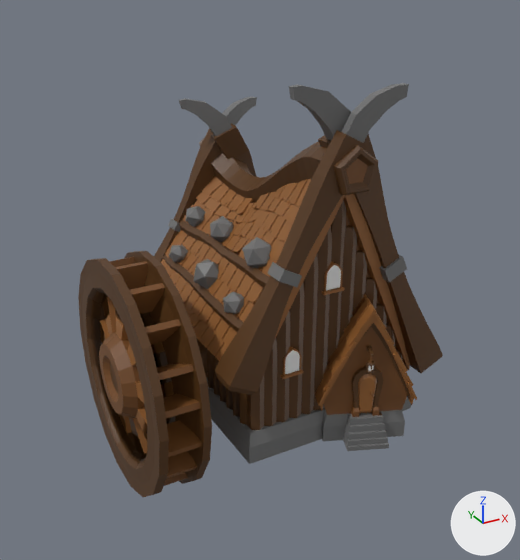
An edit to the FBX model Viking-Game/Assets/Models/B_Base/B_MillBase.fbx, drawn before and after from the same camera.
Both versions are drawn from a 50 mm camera at (11.84, 4.49, 23.64) aimed at (20.24, 19.77, 16.0). Lighting does not change. The marker at lower right points along +X, +Y and +Z. Vertices at the same position are counted once.

Names of what the first picture shows: 'B_MillBase', 'B_MillBaseMill'.
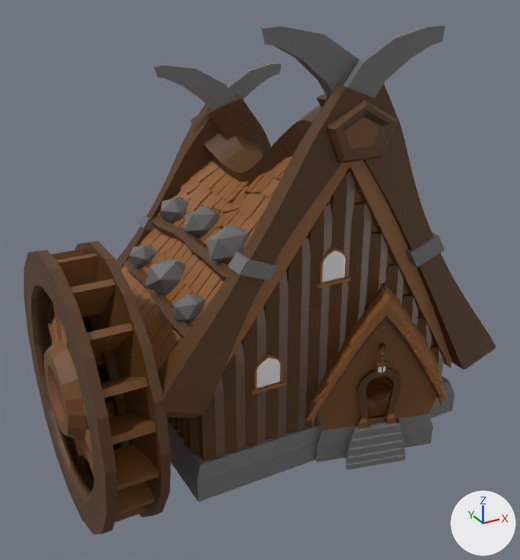
Pixel boxes [x1, y1, x2, y2] of what changed, in the pictures (520 x 560 px):
```json
{"object": "B_MillBase", "change": "reshaped, rescaled", "before": [154, 83, 443, 464], "after": [116, 25, 496, 502], "on screen": "31% wider, 25% taller"}
{"object": "B_MillBaseMill", "change": "moved, rescaled", "before": [78, 251, 212, 497], "after": [24, 241, 171, 535], "on screen": "10% wider, 19% taller"}
{"part": 1, "of": "me_cylinder_631", "change": "deleted", "before": [358, 374, 377, 413], "on screen": "brown"}
```

The change, as JSON lines over the scene's bpy script:
```json
{"block": "me_cylinder_631", "where": "me_cylinder_631.from_pydata(...)  # 6342 vertices, 5112 faces; spans x -296.0..332.0, y -294.0..589.0, z -372.0..428.0"}
{"block": "me_cylinder_631", "where": "# used by ob_b_millbase; location = (20.83, 20.18, 15.44); rotation_euler = (1.571, 0.0, 0.0), in degrees (90, 0, 0); scale = (0.01, 0.01, 0.01)"}
{"block": "me_cylinder_631", "change": "me_cylinder_631 part 1: the loose piece of 124 vertices spanning x 44.0..93.0, y -213.0..-97.0, z 343.0..373.0 is deleted"}
{"op": "set", "path": "ob_b_millbasemill.location", "old": "(16.92, 20.21, 13.94)", "new": "(15.63, 20.21, 13.94)"}
{"op": "set", "path": "ob_b_millbasemill.scale", "old": "(0.01, 0.01, 0.01)", "new": "(0.0115, 0.0115, 0.0115)"}
{"op": "set", "path": "ob_b_millbase.scale", "old": "(0.01, 0.01, 0.01)", "new": "(0.0159, 0.012, 0.01)"}
```
